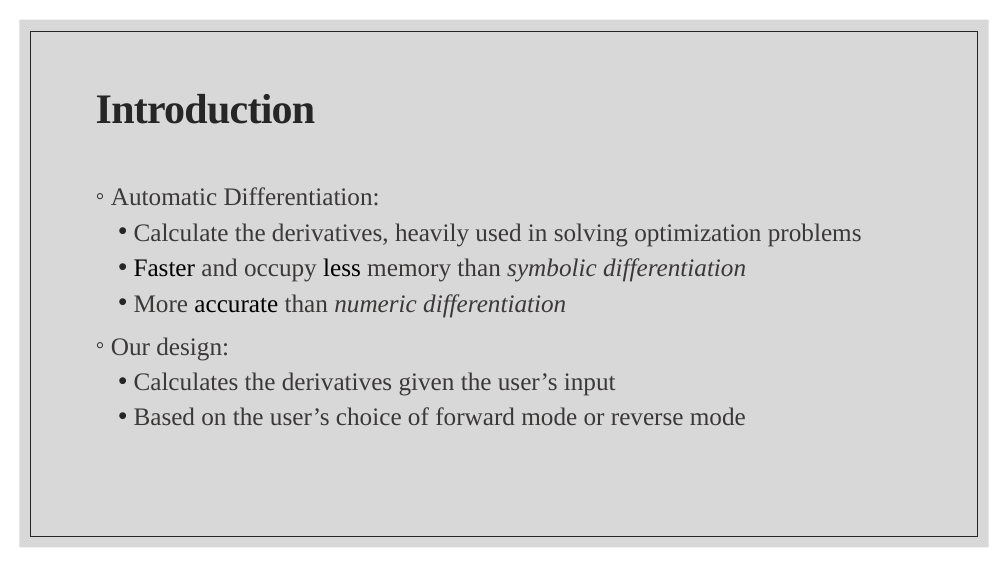
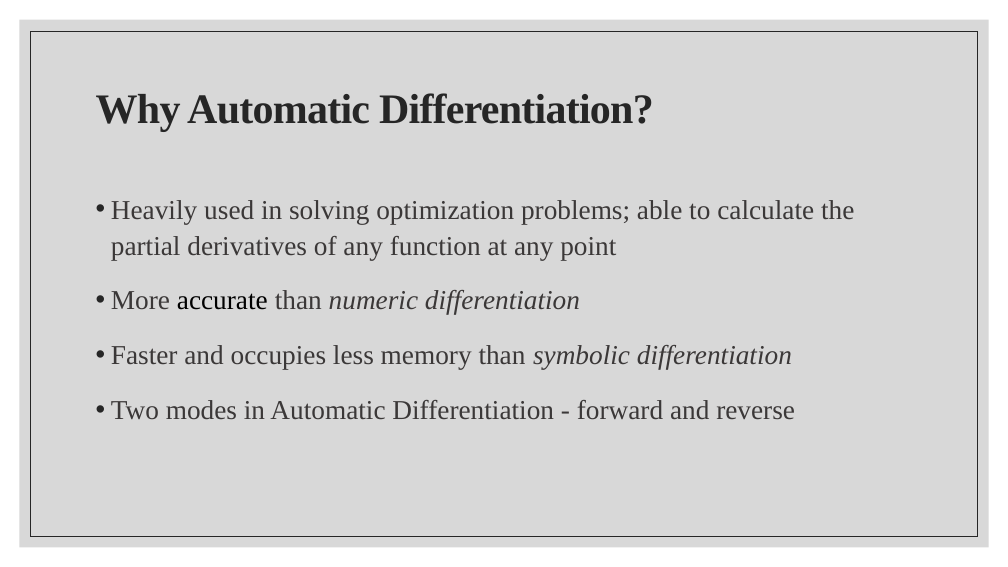
Before and after one commit to the-differentiators/cs207-FinalProject, a slide deck: slide 2 of docs/cs207-presentation.pptx. Drawn at 1008x567 pixels with LibreOffice and Linux fonts; fonts in the diff are those of the drawing. Boxes give left, top, right and bottom in pixels: in the first picture for what was removed or moved away, otherwise in the second. Text is boxed around its words. In the diff, an @@ line names an element or a change of style, - is before the commit and + after.

```diff
--- a/docs/cs207-presentation.pptx
+++ b/docs/cs207-presentation.pptx
@@ title at (96,93,654,131): text changed @@
-Introduction
+Why Automatic Differentiation?
@@ text "Heavily used in solving optimization ...": place and size @@
-text "Heavily used in solving optimization ..." at (111,187,862,425)
+text "Heavily used in solving optimization ..." at (111,200,854,419)
@@ text at (111,200,854,260): text changed; size 24 to 26 pt @@
-◦ Automatic Differentiation:
-  • Calculate the derivatives, heavily used in solving optimization problems
-  • Faster and occupy less memory than symbolic differentiation
+• Heavily used in solving optimization problems; able to calculate the partial derivatives of any function at any point
@@ text at (111,290,580,315): size 24 to 26 pt in "More accurate than numeric differentiation"; list level 2 to 1 in "More accurate than numeric differentiation"; line spacing 1 to 1.1 @@
@@ text at (111,345,795,419): text changed; size 24 to 26 pt @@
-◦ Our design:
-  • Calculates the derivatives given the user’s input
-  • Based on the user’s choice of forward mode or reverse mode
+• Faster and occupies less memory than symbolic differentiation
+• Two modes in Automatic Differentiation - forward and reverse
```
Also in this commit, not shown: 5 other slides changed, 3 slides added, 3 slides removed, 1 other file.
